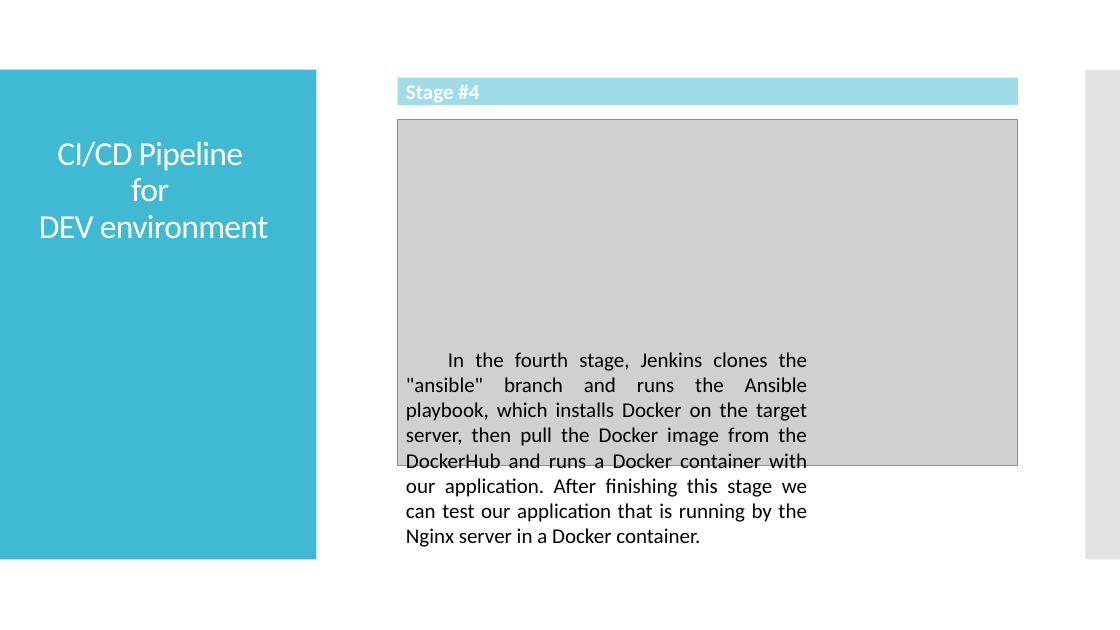
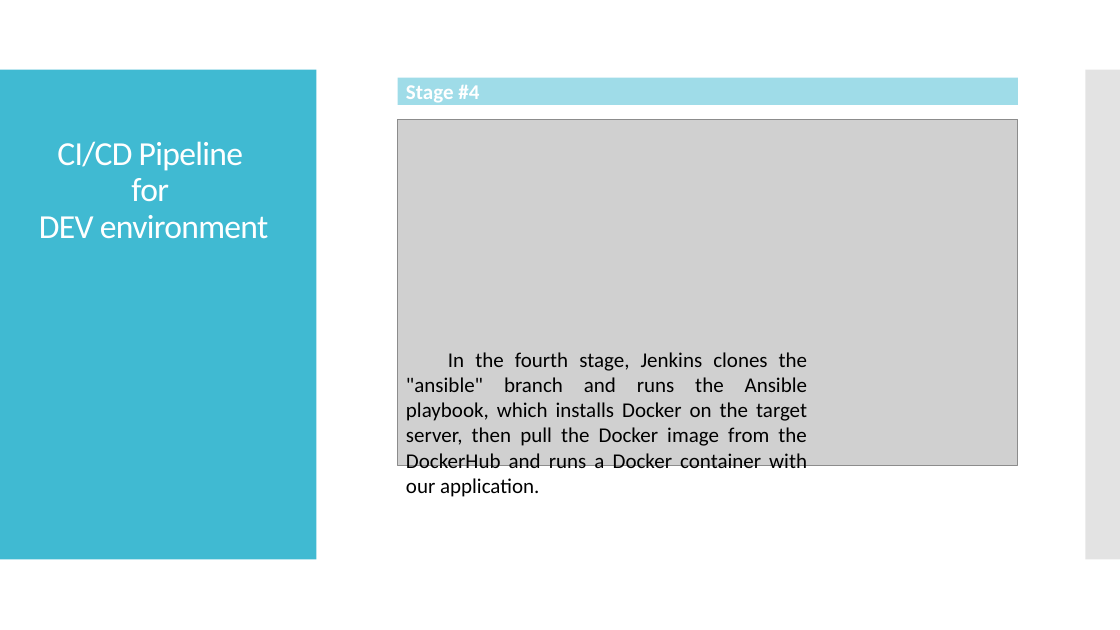
Before and after one commit to mkutsybala/EPAM-Project-v3, a slide deck: slide 9 of FinalProject_MykhailoKutsybala.pptx. Drawn at 1120x630 pixels with LibreOffice and Linux fonts; fonts in the diff are those of the drawing; grey boxes stand for pictures. Boxes give left, top, right and bottom in pixels: in the first picture for what was removed or moved away, otherwise in the second. Text is boxed around its words. In the diff, an @@ line names an element or a change of style, - is before the commit and + after.

```diff
--- a/FinalProject_MykhailoKutsybala.pptx
+++ b/FinalProject_MykhailoKutsybala.pptx
@@ text at bbox=[406, 352, 807, 497]: text changed @@
-In the fourth stage, Jenkins clones the "ansible" branch and runs the Ansible playbook, which installs Docker on the target server, then pull the Docker image from the DockerHub and runs a Docker container with our application. After finishing this stage we can test our application that is running by the Nginx server in a Docker container.
+In the fourth stage, Jenkins clones the "ansible" branch and runs the Ansible playbook, which installs Docker on the target server, then pull the Docker image from the DockerHub and runs a Docker container with our application.
```
Also in this commit, not shown: 2 other slides changed.
